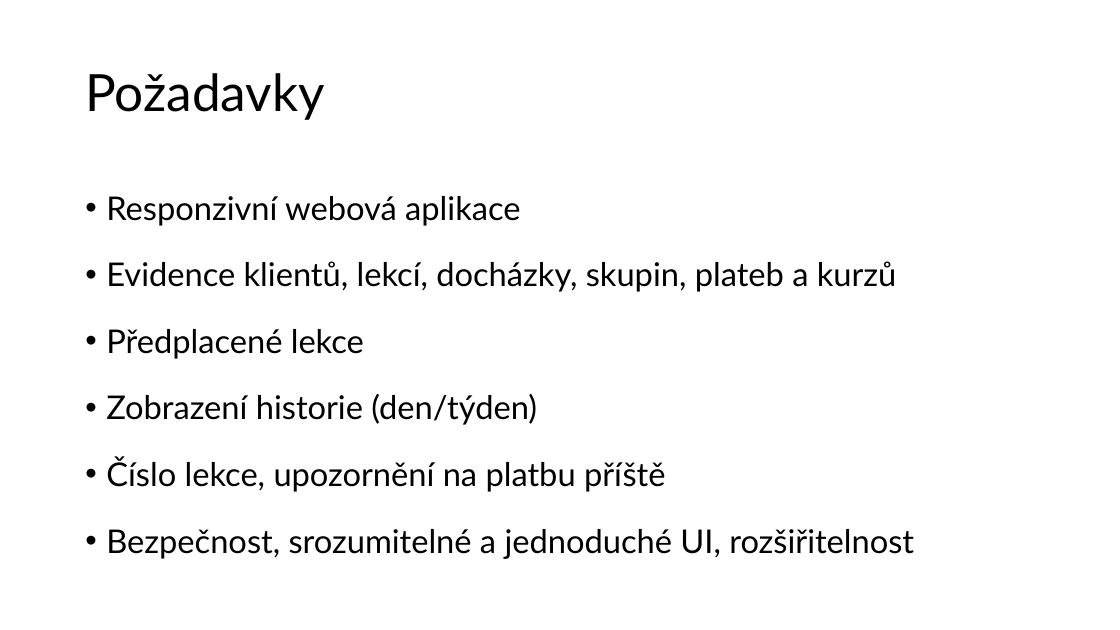
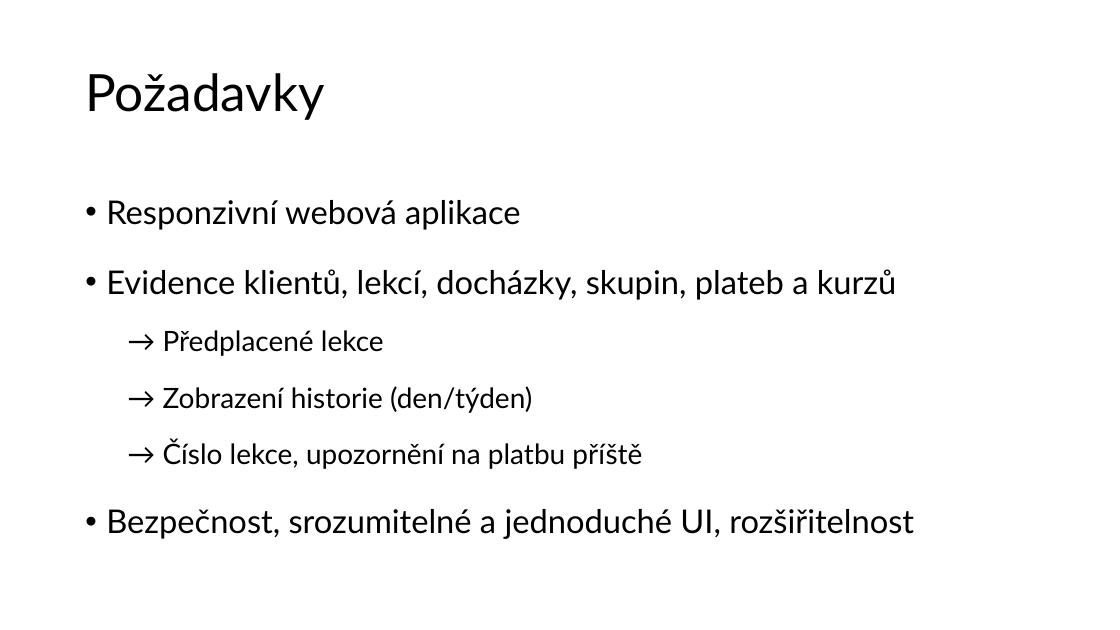
Before and after one commit to rodlukas/bachelors-thesis, a slide deck: slide 5 of prezentace/DPR prezentace.pptx. Drawn at 1120x630 pixels with LibreOffice and Linux fonts; fonts in the diff are those of the drawing. Boxes give left, top, right and bottom in pixels: in the first picture for what was removed or moved away, otherwise in the second. Text is boxed around its words. In the diff, an @@ line names an element or a change of style, - is before the commit and + after.

```diff
--- a/prezentace/DPR prezentace.pptx
+++ b/prezentace/DPR prezentace.pptx
@@ text at box(106, 200, 914, 539): line spacing 1.4 to 1.5 @@
@@ text at box(163, 330, 642, 469): text changed; size 28 to 24 pt @@
-• Předplacené lekce
-• Zobrazení historie (den/týden)
-• Číslo lekce, upozornění na platbu příště
+  → Předplacené lekce
+  → Zobrazení historie (den/týden)
+  → Číslo lekce, upozornění na platbu příště
```
Also in this commit, not shown: 4 other slides changed.
